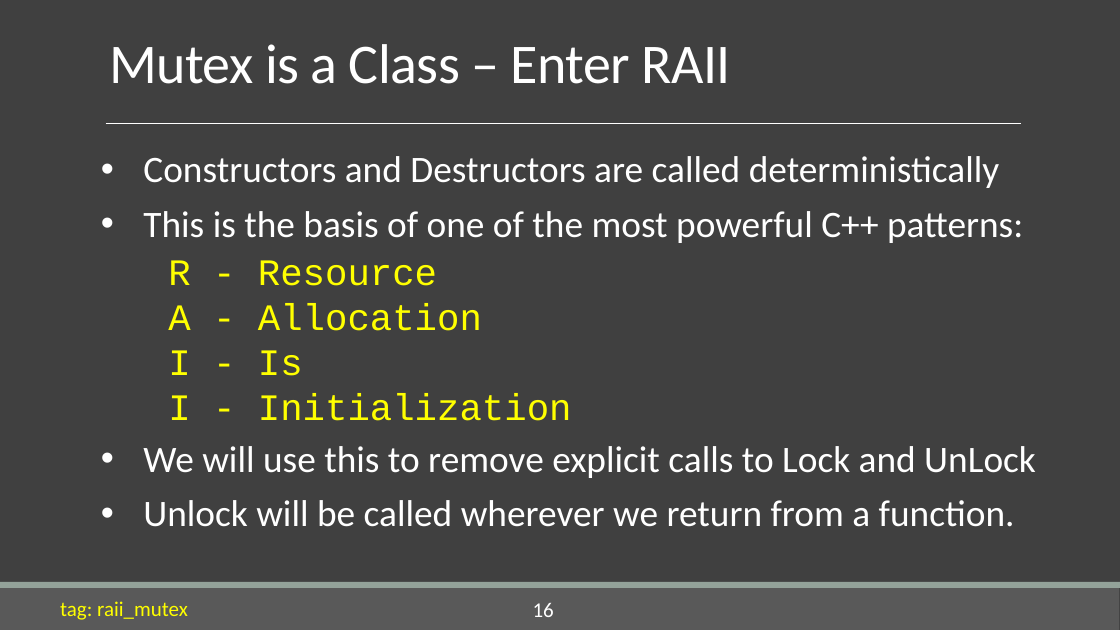
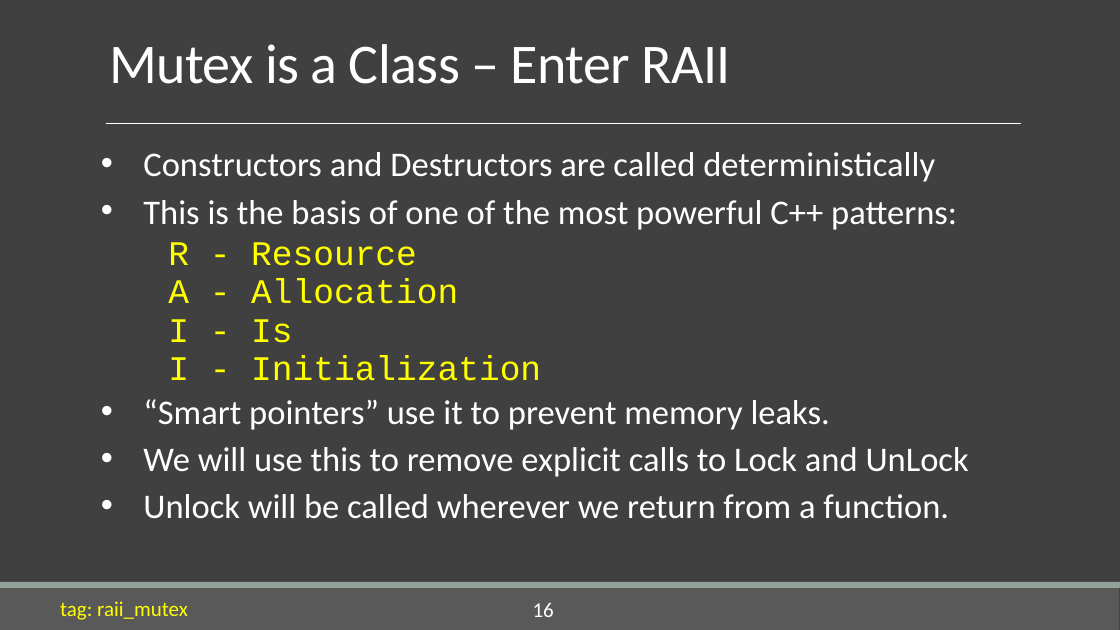
Before and after one commit to codeprecise/a-gentle-introduction-to-cpp, a slide deck: slide 16 of A Gentle Introduction to C++.pptx. Drawn at 1120x630 pixels with LibreOffice and Linux fonts; fonts in the diff are those of the drawing. Boxes give left, top, right and bottom in pixels: in the first picture for what was removed or moved away, otherwise in the second. Text is boxed around its words. In the diff, an @@ line names an element or a change of style, - is before the commit and + after.

```diff
--- a/A Gentle Introduction to C++.pptx
+++ b/A Gentle Introduction to C++.pptx
@@ text at [143, 152, 969, 519]: size 32 to 29.6 pt in "Constructors and Destructors are called deterministically", "This is the basis of one of ...", "R - Resource", "A - Allocation" and 4 more places; line spacing 0.9 to 0.8; line spacing 0.8 to 0.7 @@
@@ text at [143, 399, 830, 430]: paragraph added @@
+• “Smart pointers” use it to prevent memory leaks.
```
Also in this commit, not shown: 1 other slide changed.
